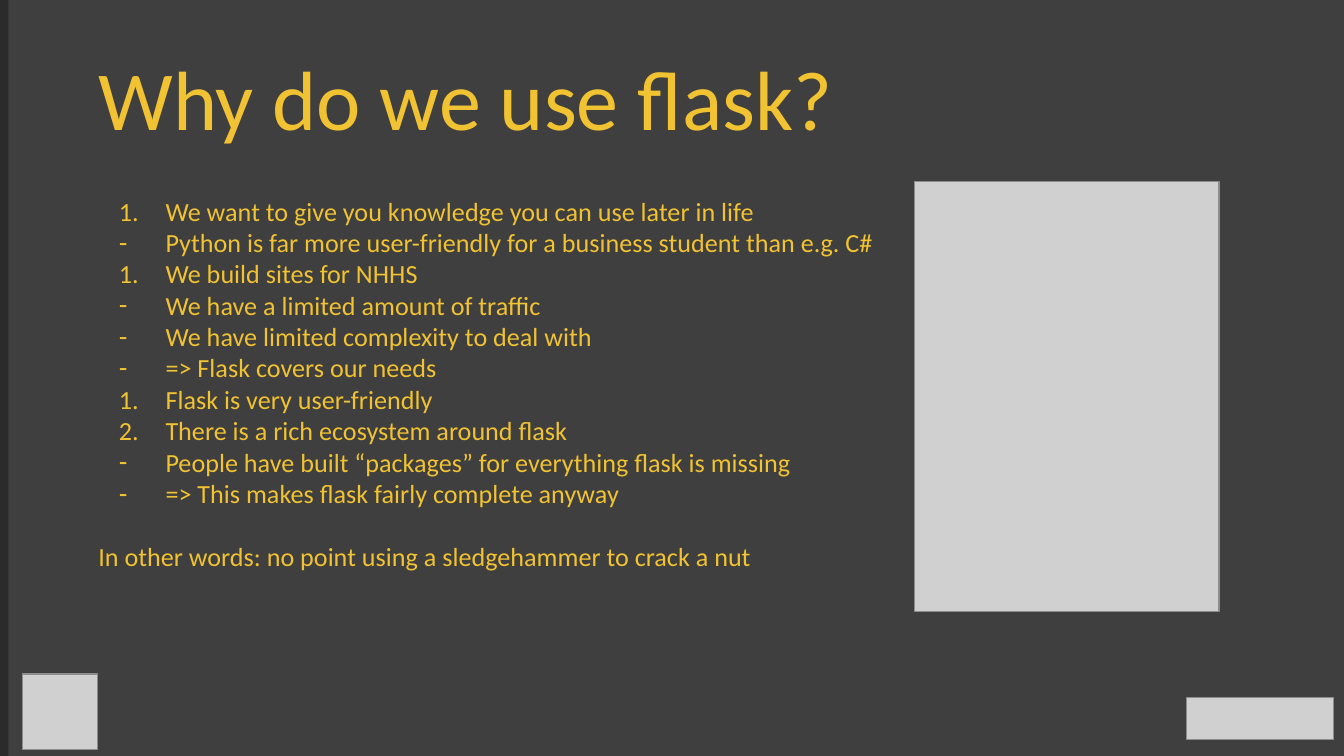
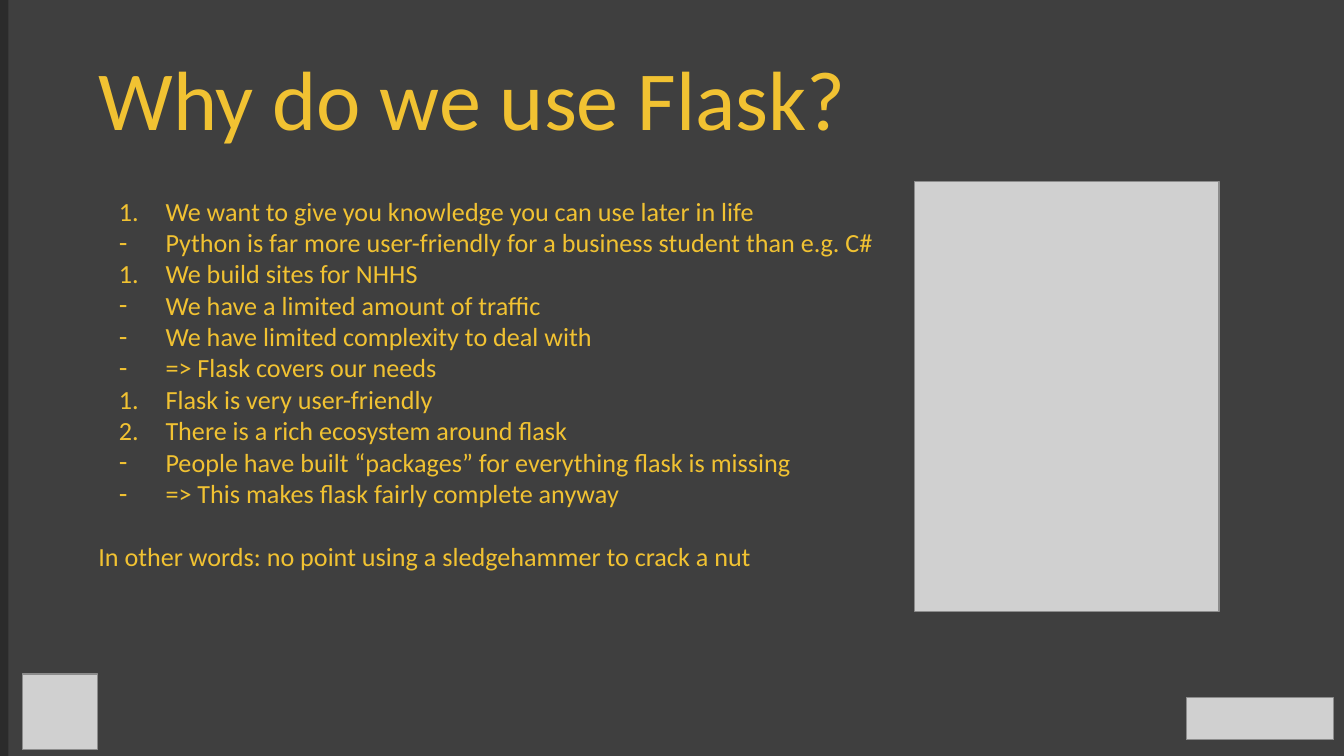
Before and after one commit to AmundJorgensen00/Practice-Flask-2.0, a slide deck: slide 6 of Introduction_to_Flask_EN.pptx. Drawn at 1344x756 pixels with LibreOffice and Linux fonts; fonts in the diff are those of the drawing; grey boxes stand for pictures; background and template pictures are left out; a plain dark background stands for a picture behind light text. Boxes give left, top, right and bottom in pixels: in the first picture for what was removed or moved away, otherwise in the second. Text is boxed around its words. In the diff, an @@ line names an element or a change of style, - is before the commit and + after.

```diff
--- a/Introduction_to_Flask_EN.pptx
+++ b/Introduction_to_Flask_EN.pptx
@@ text at (98, 71, 846, 144): text changed @@
-Why do we use flask?
+Why do we use Flask?
```
Also in this commit, not shown: 9 other slides changed.
